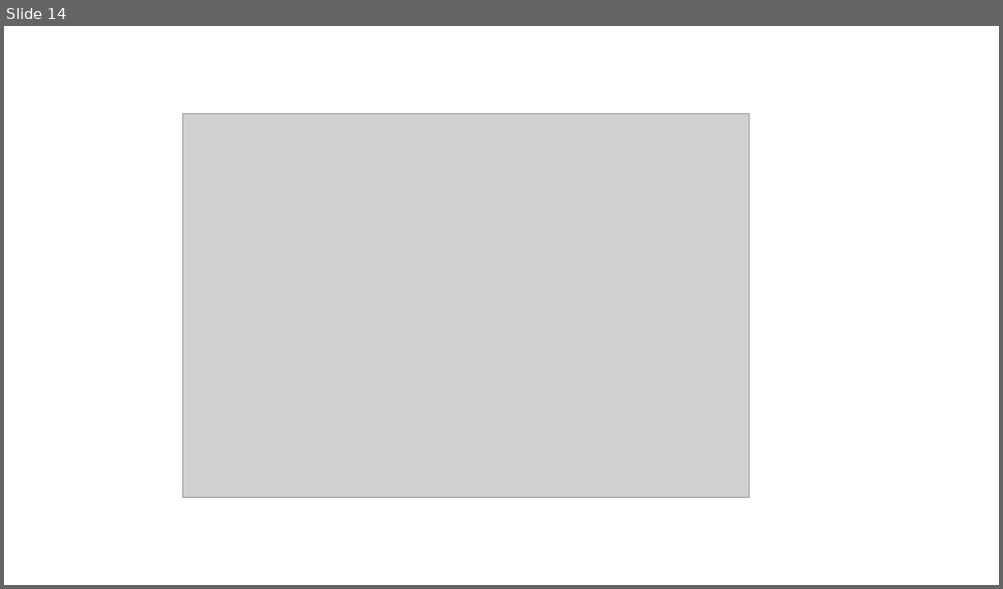
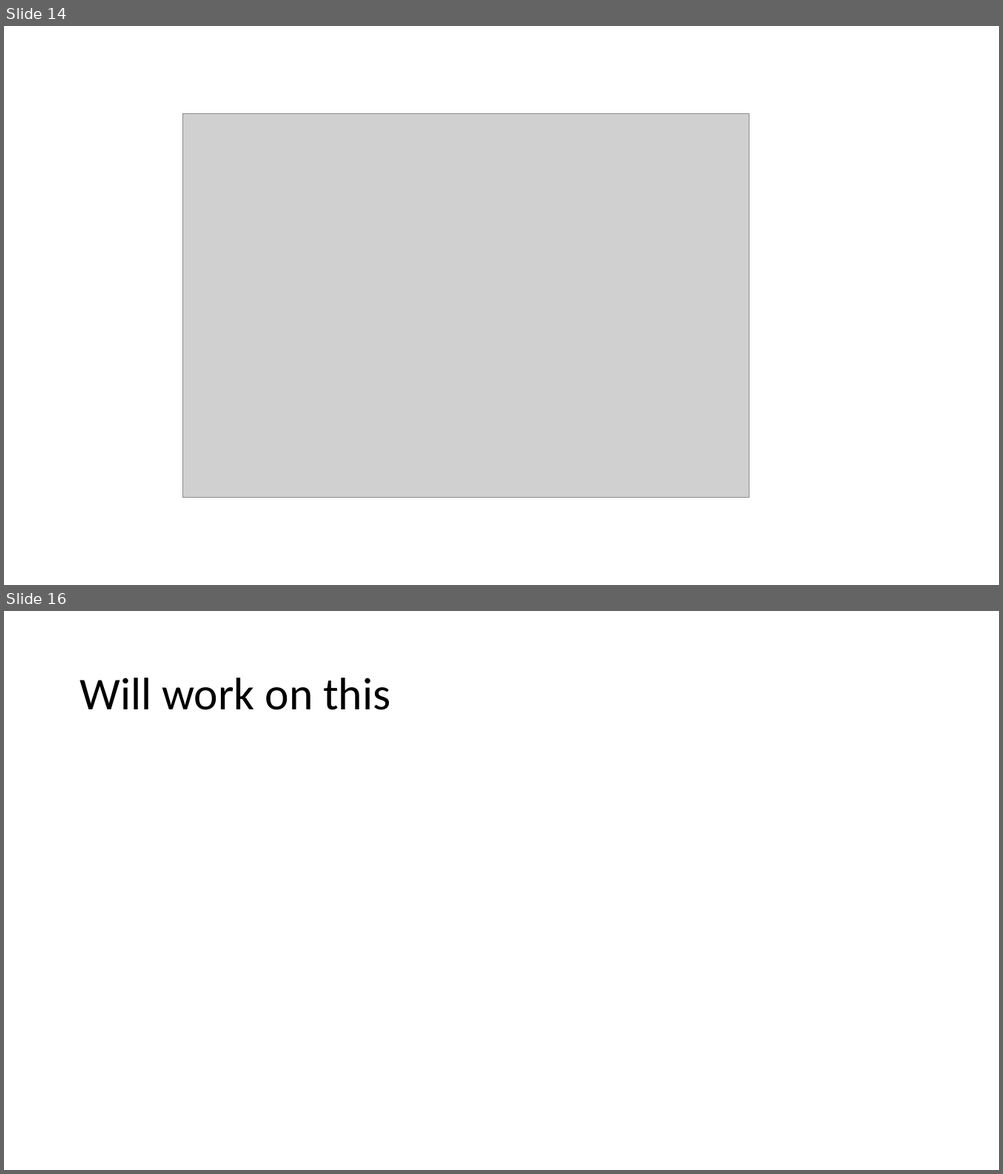
Before and after one commit to frankwxu/digital-forensics-lab, a slide deck: Networking_Forensics/80_DNS_Spoof_Forensics.pptx. Shown one above the other, each under a label of ours: slide 14 before the commit, slides 14 and 16 after it; the slides between them are not shown. The pictures are 1003x589 and 1003x1174 pixels, drawn with LibreOffice and Linux fonts; fonts in the diff are those of the drawing; grey boxes stand for pictures; background and template pictures are left out. Boxes give left, top, right and bottom in pixels: in the first picture for what was removed or moved away, otherwise in the second. Text is boxed around its words. In the diff, an @@ line names an element or a change of style, - is before the commit and + after.

```diff
--- a/Networking_Forensics/80_DNS_Spoof_Forensics.pptx
+++ b/Networking_Forensics/80_DNS_Spoof_Forensics.pptx
@@ slide 16 added at bbox=[4, 611, 999, 1170], background #FFFFFF @@
@@ title added at bbox=[79, 678, 390, 710], 44 pt, text #000000 @@
+Will work on this
```
Also in this commit, not shown: 1 other slide added, 1 other file.
